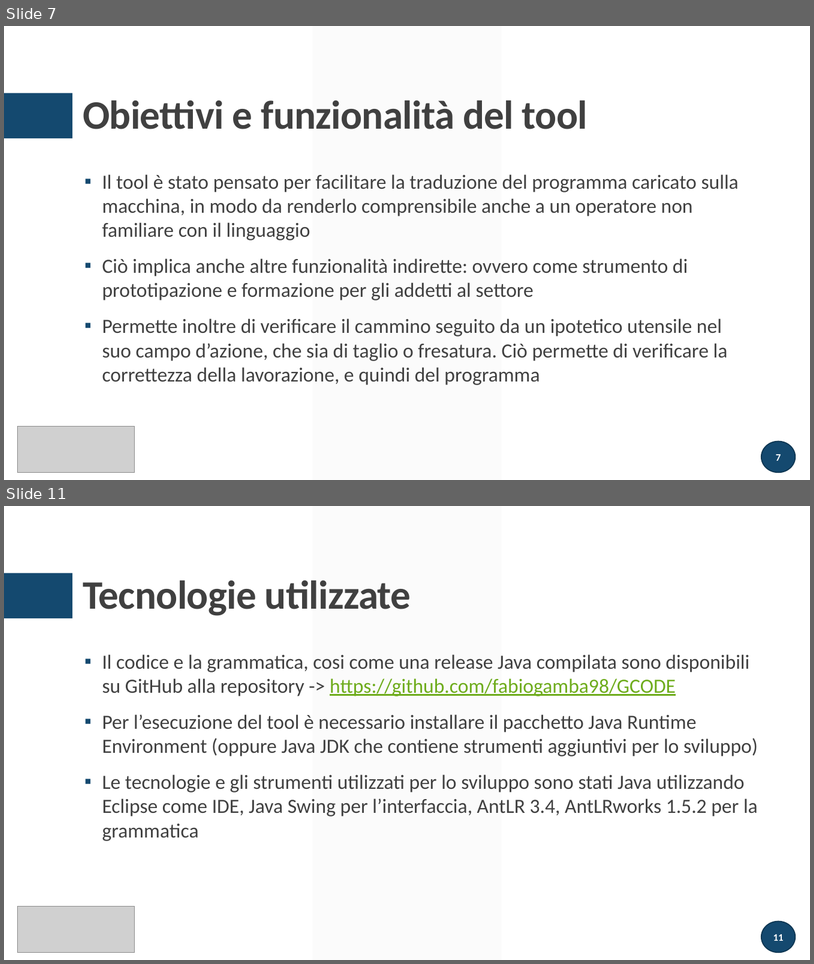
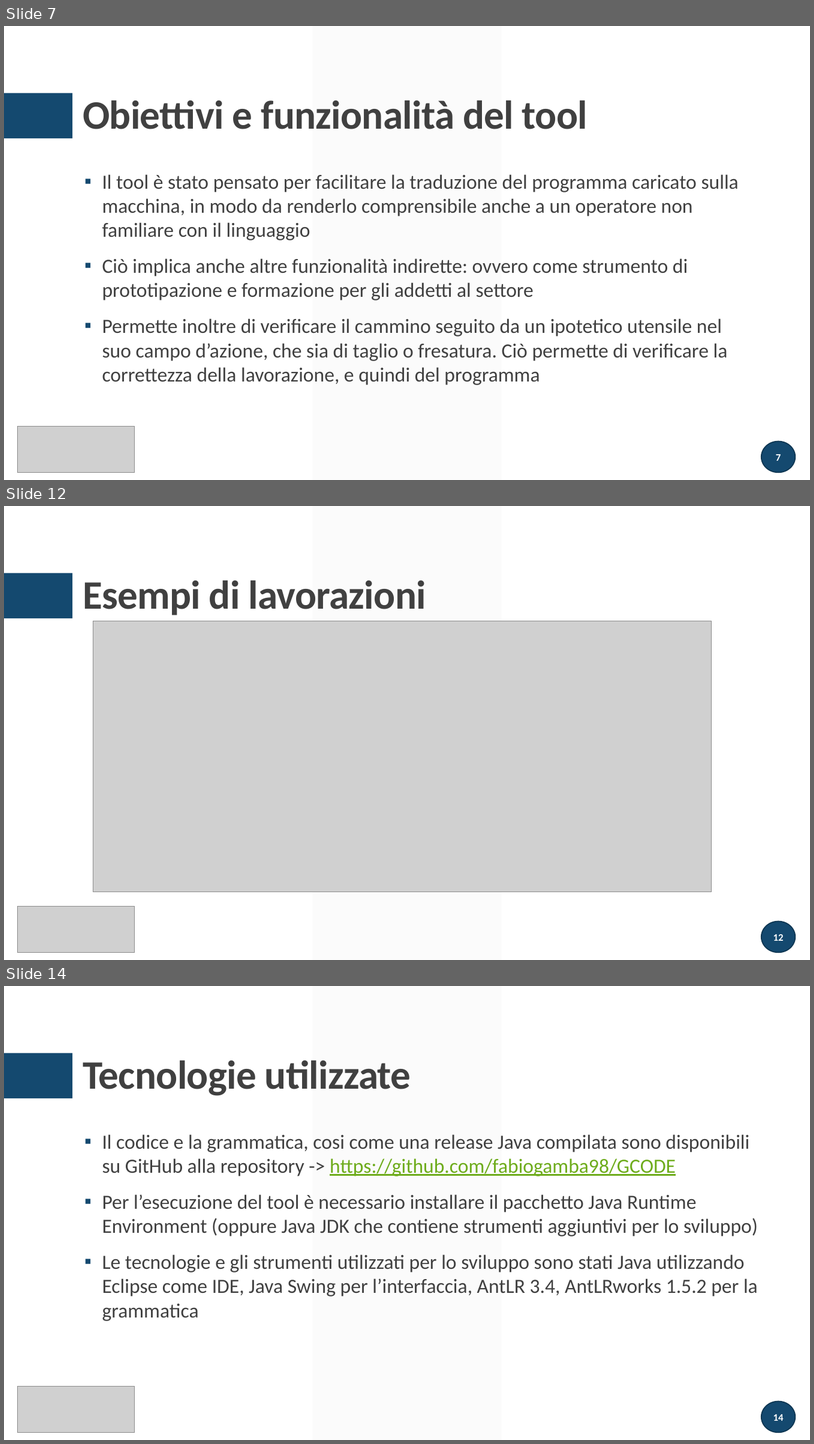
Before and after one commit to atusghen/GCODE, a slide deck: presentazione.pptx. Shown one above the other, each under a label of ours: slides 7 and 11 before the commit, slides 7, 12 and 14 after it; the slides between them are not shown. The pictures are 814x964 and 814x1444 pixels, drawn with LibreOffice and Linux fonts; fonts in the diff are those of the drawing; grey boxes stand for pictures. Boxes give left, top, right and bottom in pixels: in the first picture for what was removed or moved away, otherwise in the second. Text is boxed around its words. In the diff, an @@ line names an element or a change of style, - is before the commit and + after.

```diff
--- a/presentazione.pptx
+++ b/presentazione.pptx
@@ slide 12 added at bbox=[4, 506, 810, 960], background #FFFFFF; not listed: 2 template elements that a slide beside it also shows @@
@@ title added at bbox=[83, 580, 426, 615], 48 pt, text #404040, bold @@
+Esempi di lavorazioni
@@ picture added at bbox=[93, 621, 713, 891] @@
@@ picture added at bbox=[18, 906, 135, 952] @@
@@ page number added at bbox=[762, 921, 796, 952], fill #14496F, outline #0F3652 1.25 pt, 12 pt, text #FFFFFF, bold @@
+12
@@ what was slide 11 is now slide 14 @@
@@ page number at bbox=[774, 1414, 784, 1420]: text changed @@
-11
+14
```
Also in this commit, not shown: 5 slides changed, 2 other slides added, 6 other files.
